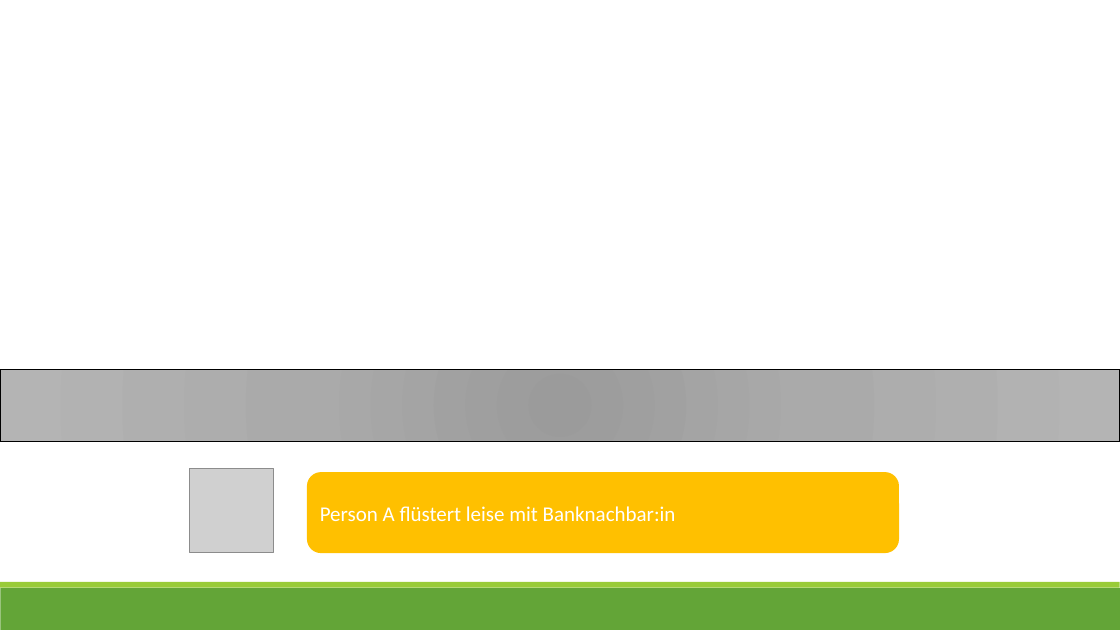
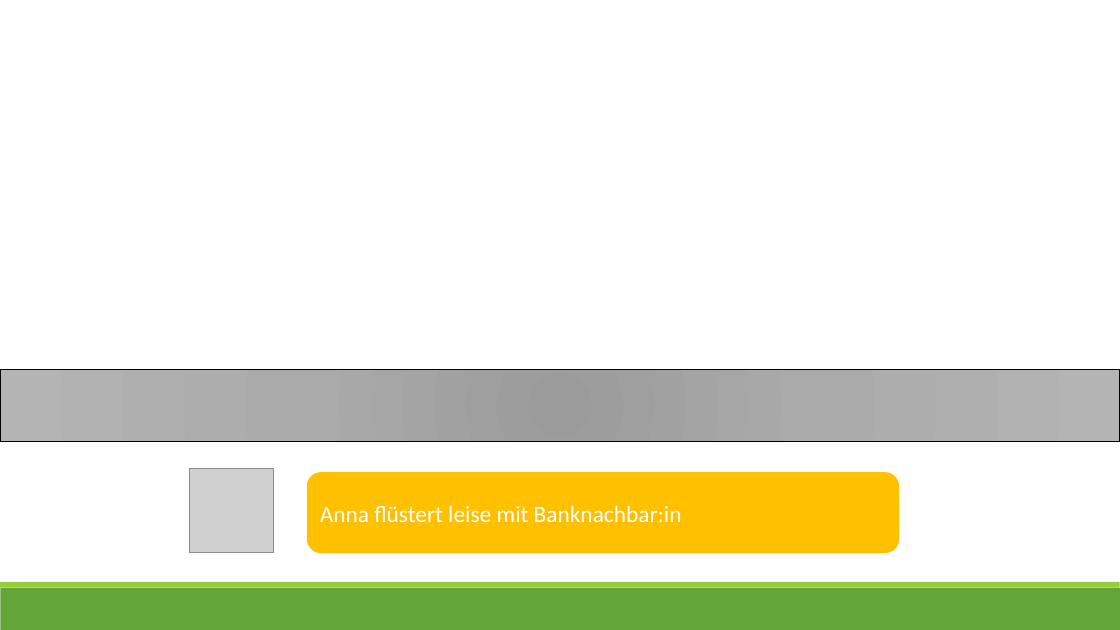
Before and after one commit to ginaamri/Mandy-PhD, a slide deck: slide 16 of studies/Laborstudie ProVisioNET/Scripts/6_script_provisionet_AL.pptx. Drawn at 1120x630 pixels with LibreOffice and Linux fonts; fonts in the diff are those of the drawing; grey boxes stand for pictures. Boxes give left, top, right and bottom in pixels: in the first picture for what was removed or moved away, otherwise in the second. Text is boxed around its words. In the diff, an @@ line names an element or a change of style, - is before the commit and + after.

```diff
--- a/studies/Laborstudie ProVisioNET/Scripts/6_script_provisionet_AL.pptx
+++ b/studies/Laborstudie ProVisioNET/Scripts/6_script_provisionet_AL.pptx
@@ text in rounded rectangle at (320,505,682,522): text changed; size 18 to 20 pt @@
-Person A flüstert leise mit Banknachbar:in
+Anna flüstert leise mit Banknachbar:in
```
Also in this commit, not shown: 18 other slides changed, 8 other files.
